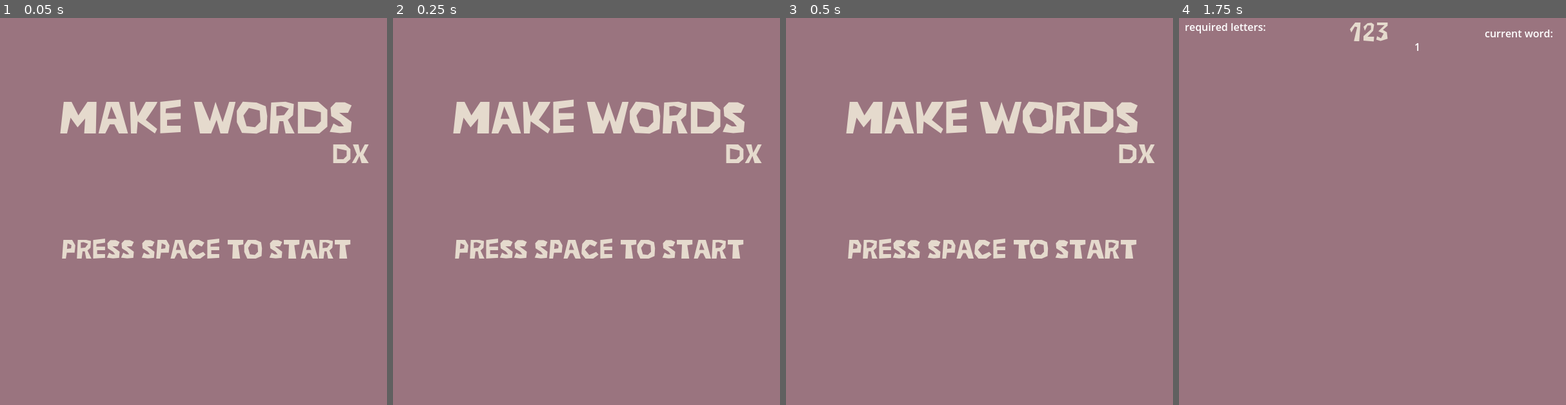
Above: before the commit, frames 1-4 (left to right).
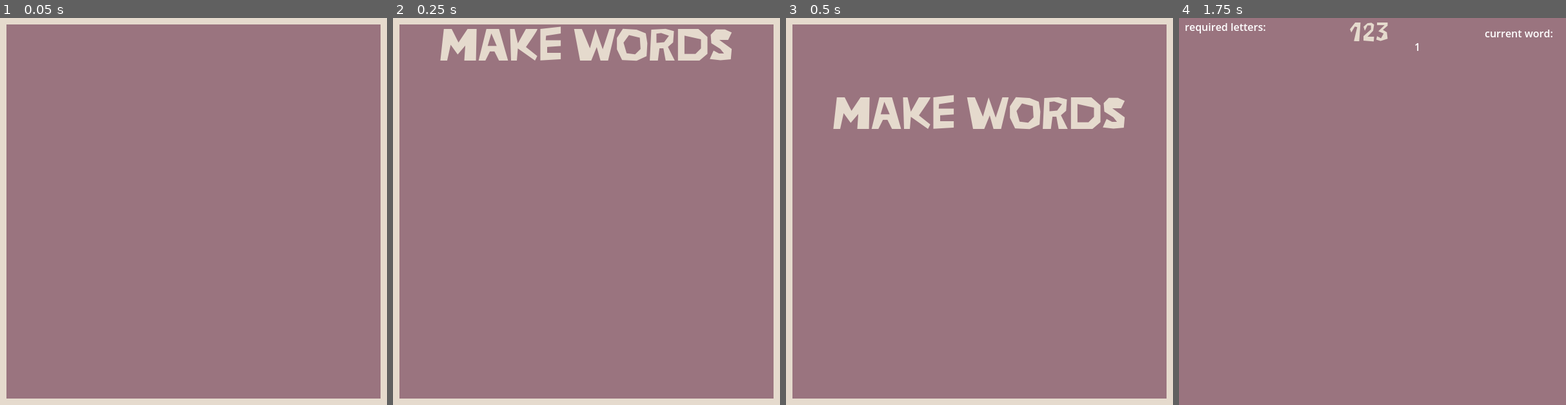
Above: after the commit, the same moments.

Repository: sugarvoid/make-words-dx
Game: Godot game, scene res://game/main_menu.tscn
Two runs of this game, one before a commit and one after it. Both use one fixed random seed, a clock stepped at 60 frames per second and the inputs below.
Inputs:
- Up to frame 1 (0.05 s): no input
- Up to frame 2 (0.25 s): no input
- Up to frame 3 (0.5 s): no input
- Up to frame 4 (1.75 s): tap Space (space) at 0.5 s; hold Space (space) 0.53-1.28 s; hold Backspace (backspace) from 1.28 s (still down); tap Enter (submit_word) at 1.35 s

The runs differ from the first frame. In frame 1, 13% of the frame differs, in the area x 0-100%, y 0-100%; in frame 2, 16%; in frame 3, 13%; in frame 4, nothing differs.

Commit message:
Add opening animation to main menu

Diff:
--- a/game/main_menu.gd
+++ b/game/main_menu.gd
@@ -6,3 +6,7 @@
 func _input(event) -> void:
 	if event.is_action_pressed("space"):
 		_start_game()
+
+
+func _ready():
+	$AnimationPlayer.play("opening")
--- a/game/main_menu.tscn
+++ b/game/main_menu.tscn
@@ -1,7 +1,115 @@
-[gd_scene load_steps=3 format=3 uid="uid://bgx3x47b04fub"]
+[gd_scene load_steps=6 format=3 uid="uid://bgx3x47b04fub"]
 
 [ext_resource type="FontFile" uid="uid://ip0axqy110xa" path="res://game/font/ZeroCool.ttf" id="1_kdhkk"]
 [ext_resource type="Script" path="res://game/main_menu.gd" id="1_wltrc"]
+
+[sub_resource type="Animation" id="Animation_42jra"]
+resource_name = "opening"
+tracks/0/type = "value"
+tracks/0/imported = false
+tracks/0/enabled = true
+tracks/0/path = NodePath("Label:position")
+tracks/0/interp = 1
+tracks/0/loop_wrap = true
+tracks/0/keys = {
+"times": PackedFloat32Array(0, 0.5),
+"transitions": PackedFloat32Array(1, 1),
+"update": 0,
+"values": [Vector2(0, -100), Vector2(0, 111)]
+}
+tracks/1/type = "value"
+tracks/1/imported = false
+tracks/1/enabled = true
+tracks/1/path = NodePath("Label3:scale")
+tracks/1/interp = 1
+tracks/1/loop_wrap = true
+tracks/1/keys = {
+"times": PackedFloat32Array(0.6, 0.8),
+"transitions": PackedFloat32Array(1, 1),
+"update": 0,
+"values": [Vector2(0, 0), Vector2(1, 1)]
+}
+tracks/2/type = "value"
+tracks/2/imported = false
+tracks/2/enabled = true
+tracks/2/path = NodePath("Label3:rotation")
+tracks/2/interp = 1
+tracks/2/loop_wrap = true
+tracks/2/keys = {
+"times": PackedFloat32Array(0.6, 0.8),
+"transitions": PackedFloat32Array(1, 1),
+"update": 0,
+"values": [-3.14159, 0.0]
+}
+tracks/3/type = "value"
+tracks/3/imported = false
+tracks/3/enabled = true
+tracks/3/path = NodePath("Label2:position")
+tracks/3/interp = 1
+tracks/3/loop_wrap = true
+tracks/3/keys = {
+"times": PackedFloat32Array(0.8, 1),
+"transitions": PackedFloat32Array(1, 1),
+"update": 0,
+"values": [Vector2(-550, 333), Vector2(0, 333)]
+}
+
+[sub_resource type="Animation" id="Animation_8ebqx"]
+length = 0.001
+tracks/0/type = "value"
+tracks/0/imported = false
+tracks/0/enabled = true
+tracks/0/path = NodePath("Label:position")
+tracks/0/interp = 1
+tracks/0/loop_wrap = true
+tracks/0/keys = {
+"times": PackedFloat32Array(0),
+"transitions": PackedFloat32Array(1),
+"update": 0,
+"values": [Vector2(0, 111)]
+}
+tracks/1/type = "value"
+tracks/1/imported = false
+tracks/1/enabled = true
+tracks/1/path = NodePath("Label3:scale")
+tracks/1/interp = 1
+tracks/1/loop_wrap = true
+tracks/1/keys = {
+"times": PackedFloat32Array(0),
+"transitions": PackedFloat32Array(1),
+"update": 0,
+"values": [Vector2(1, 1)]
+}
+tracks/2/type = "value"
+tracks/2/imported = false
+tracks/2/enabled = true
+tracks/2/path = NodePath("Label3:rotation")
+tracks/2/interp = 1
+tracks/2/loop_wrap = true
+tracks/2/keys = {
+"times": PackedFloat32Array(0),
+"transitions": PackedFloat32Array(1),
+"update": 0,
+"values": [0.0]
+}
+tracks/3/type = "value"
+tracks/3/imported = false
+tracks/3/enabled = true
+tracks/3/path = NodePath("Label2:position")
+tracks/3/interp = 1
+tracks/3/loop_wrap = true
+tracks/3/keys = {
+"times": PackedFloat32Array(0),
+"transitions": PackedFloat32Array(1),
+"update": 0,
+"values": [Vector2(0, 333)]
+}
+
+[sub_resource type="AnimationLibrary" id="AnimationLibrary_ac3or"]
+_data = {
+"RESET": SubResource("Animation_8ebqx"),
+"opening": SubResource("Animation_42jra")
+}
 
 [node name="MainMenu" type="Control"]
 layout_mode = 3
@@ -12,43 +120,59 @@
 grow_vertical = 2
 script = ExtResource("1_wltrc")
 
+[node name="ColorRect2" type="ColorRect" parent="."]
+layout_mode = 0
+offset_right = 600.0
+offset_bottom = 600.0
+color = Color(0.898039, 0.854902, 0.803922, 1)
+
 [node name="ColorRect" type="ColorRect" parent="."]
 layout_mode = 0
-offset_left = -10.0
-offset_top = -7.0
-offset_right = 613.0
-offset_bottom = 617.0
+offset_left = 10.0
+offset_top = 10.0
+offset_right = 590.0
+offset_bottom = 590.0
 color = Color(0.603922, 0.454902, 0.498039, 1)
 
 [node name="Label" type="Label" parent="."]
 layout_mode = 0
-offset_left = 92.0
 offset_top = 111.0
-offset_right = 512.0
+offset_right = 601.0
 offset_bottom = 194.0
 theme_override_colors/font_color = Color(0.898039, 0.854902, 0.803922, 1)
 theme_override_fonts/font = ExtResource("1_kdhkk")
 theme_override_font_sizes/font_size = 72
 text = "Make Words"
+horizontal_alignment = 1
+vertical_alignment = 1
 
 [node name="Label2" type="Label" parent="."]
 layout_mode = 0
-offset_left = 95.0
 offset_top = 333.0
-offset_right = 541.0
-offset_bottom = 416.0
+offset_right = 600.0
+offset_bottom = 388.0
 theme_override_colors/font_color = Color(0.898039, 0.854902, 0.803922, 1)
 theme_override_fonts/font = ExtResource("1_kdhkk")
 theme_override_font_sizes/font_size = 42
 text = "Press Space to start"
+horizontal_alignment = 1
+vertical_alignment = 1
 
 [node name="Label3" type="Label" parent="."]
 layout_mode = 0
-offset_left = 515.0
-offset_top = 185.0
-offset_right = 579.0
-offset_bottom = 239.0
+offset_left = 496.0
+offset_top = 181.0
+offset_right = 560.0
+offset_bottom = 245.0
+pivot_offset = Vector2(32, 32)
 theme_override_colors/font_color = Color(0.898039, 0.854902, 0.803922, 1)
 theme_override_fonts/font = ExtResource("1_kdhkk")
 theme_override_font_sizes/font_size = 42
 text = "DX"
+horizontal_alignment = 1
+vertical_alignment = 1
+
+[node name="AnimationPlayer" type="AnimationPlayer" parent="."]
+libraries = {
+"": SubResource("AnimationLibrary_ac3or")
+}
